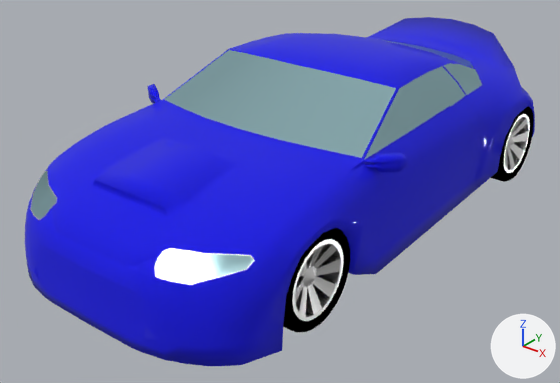
Before and after pictures for a commit that changed the Blender file scenes/models/car.blend.
One viewpoint serves both versions: a 50 mm camera at (5.18, -7.06, 3.44) aimed at (-0.09, -0.47, -0.64). Lighting does not change. The marker at lower right points along +X, +Y and +Z. The picture after the commit comes second.

Objects in the first picture: 'Mesh', 'Wheel.Front.Left', 'Wheel.Rear.Left'.
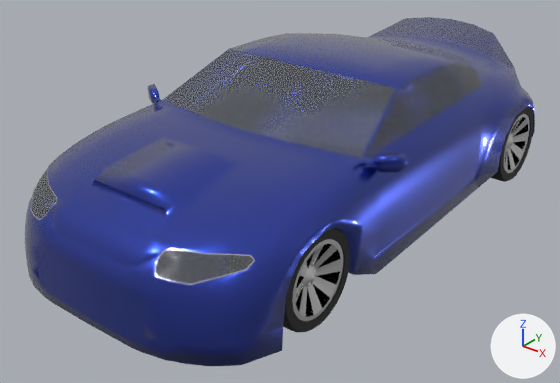
Patch to the scene script:
```diff
--- a/scenes/models/car.blend.py
+++ b/scenes/models/car.blend.py
@@ mat_glas @@
 n0 = _N.new('ShaderNodeOutputMaterial'); n0.name = 'Material Output'
-n1 = _N.new('ShaderNodeBsdfAnisotropic'); n1.name = 'Glossy BSDF'
-n1.distribution = 'BECKMANN'
-n1.inputs[0].default_value = (0.476, 0.749, 0.8, 1.0)  # 'Color', cyan #b7e0e7
-n1.inputs[1].default_value = 0.344  # 'Roughness'
-_L.new(n1.outputs[0], n0.inputs[0])  # 'BSDF' to 'Surface'
+n2 = _N.new('ShaderNodeBsdfPrincipled'); n2.name = 'Principled BSDF'
+n2.inputs[0].default_value = (0.8, 0.85, 0.9, 1.0)  # 'Base Color', white #e7edf3
+n2.inputs[2].default_value = 0.05  # 'Roughness'
+n2.inputs[3].default_value = 1.45  # 'IOR'
+n2.inputs[18].default_value = 0.9  # 'Transmission Weight'
+_L.new(n2.outputs[0], n0.inputs[0])  # 'BSDF' to 'Surface'
@@ mat_paintjob @@
 mat_paintjob = principled_material('Paintjob')
-mat_paintjob.base_color = (0.0, 0.0, 0.8)  # blue #0000e7
-mat_paintjob.roughness = 1.0
-mat_paintjob.coat_weight = 0.25
+mat_paintjob.base_color = (0.02, 0.05, 0.45)  # blue #273fb3
+mat_paintjob.metallic = 0.9
+mat_paintjob.roughness = 0.25
+mat_paintjob.coat_weight = 1.0
+mat_paintjob.coat_roughness = 0.05
@@ mat_chrome @@
 n0 = _N.new('ShaderNodeOutputMaterial'); n0.name = 'Material Output'
-n1 = _N.new('ShaderNodeBsdfAnisotropic'); n1.name = 'Glossy BSDF'
-n1.distribution = 'BECKMANN'
-n1.inputs[0].default_value = (1.0, 1.0, 1.0, 1.0)  # 'Color', white #ffffff
-n1.inputs[1].default_value = 0.41  # 'Roughness'
-_L.new(n1.outputs[0], n0.inputs[0])  # 'BSDF' to 'Surface'
+n2 = _N.new('ShaderNodeBsdfPrincipled'); n2.name = 'Principled BSDF'
+n2.inputs[0].default_value = (0.9, 0.9, 0.9, 1.0)  # 'Base Color', white #f3f3f3
+n2.inputs[1].default_value = 1.0  # 'Metallic'
+n2.inputs[2].default_value = 0.1  # 'Roughness'
+_L.new(n2.outputs[0], n0.inputs[0])  # 'BSDF' to 'Surface'
@@ mat_tire @@
-mat_tire = diffuse_material('Tire')
-mat_tire.base_color = (0.0, 0.0, 0.0)  # black #000000
+mat_tire = principled_material('Tire')
+mat_tire.base_color = (0.012, 0.012, 0.012)  # black #1d1d1d
+mat_tire.roughness = 0.8
```

What differs and where, as boxes [x1, y1, x2, y2] in the pictures (560 x 383 px):
'Mesh', recoloured: [25, 17, 535, 366] in both
'Wheel.Front.Left', recoloured: [283, 228, 350, 333] in both
'Wheel.Rear.Left', recoloured: [491, 107, 534, 182] in both
